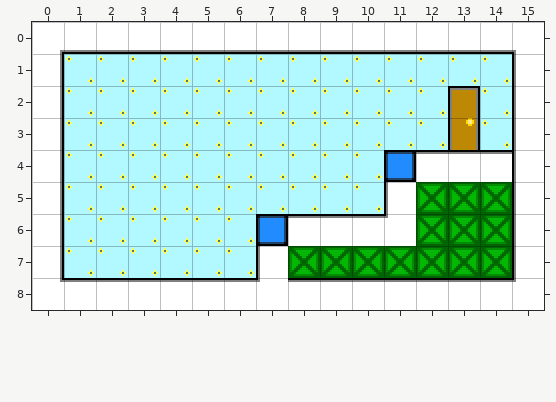
An edit to a level. Tiled map, Hellscape/Content/Data/maps/DebugRoom2.tmx. This is how it looked before the edit.
Cells are 16x16 px. Shown: x 0..15, y 0..8.
The same view after the edit:
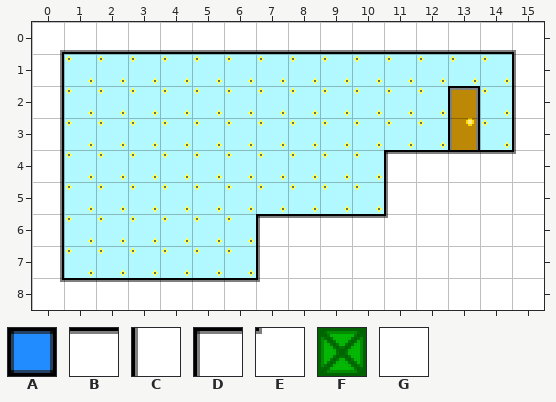
Key: from "TestTiles": A 0, B 2, C 3, D 7, E 9, F 11, G 15.
_ is an empty cell, . an unchanged one.
Diff:
--- layer "Background"
@@ x 7..15 @@
-4 ....A...C
-5 .....FFFC
-6 A....FFFC
-7 .FFFFFFFC
-8 .BBBBBBBE
+4 ....D...E
+5 .....GGGG
+6 D....GGGG
+7 .GGGGGGGG
+8 .GGGGGGGG
Where, in picture pixels (left, top, right, bottom), the same in both pictures:
changed: (258, 152, 516, 282)
